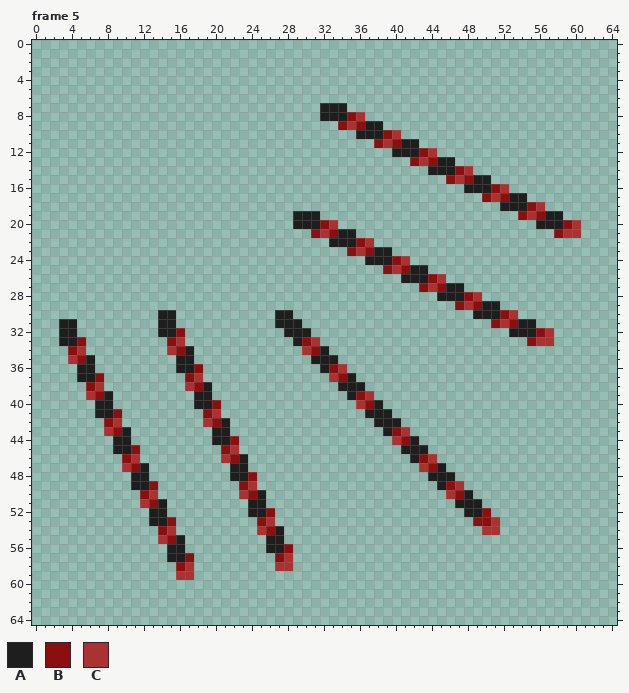
Pixel-art file -- resources/sprites/gui/upgrades/upgrades.aseprite. Above, as it was before the edit.
65x65 pixels, 43 frames. Pixels under 10% opacity are left out. Colours within 5 levels of each other are drawn and written as one. Shown: frame 5. The commit also changed other frames, which this record leaves out.
Visible layers, top first: "new", "new2", "old".
Palette (. is transparent): A #1e1e1e  B #8c0f0f  C #ac3232
Pixels before, frame 5 (only the part around the change), first column x 0:
 3 .................................................................
 4 .................................................................
 5 .................................................................
 6 .................................................................
 7 ................................AAA..............................
 8 ................................AAABC............................
 9 ..................................BCBAA..........................
10 ....................................AAABC........................
11 ......................................BCBAA......................
12 ........................................AAABC....................
13 ..........................................BCBAA..................
14 ............................................AAABC................
15 ..............................................BCBAA..............
16 ................................................AAABC............
17 ..................................................BCBAA..........
18 ....................................................AAABC........
19 .............................AAA......................BCBAA......
20 .............................AAABC......................AAABC....
21 ...............................BCBAA......................BCC....
22 .................................AAABC...........................
23 ...................................BCBAA.........................
24 .....................................AAABC.......................
25 .......................................BCBAA.....................
26 .........................................AAABC...................
27 ...........................................BCBAA.................
28 .............................................AAABC...............
29 ...............................................BCBAA.............
30 ..............AA...........AA....................AAABC...........
31 ...AA.........AA...........AAA.....................BCBAA.........
32 ...AA.........AAB...........AAA......................AAABC.......
33 ...AAB.........BC............ABC.......................BCC.......
34 ....BC.........CBA............CBA................................
35 ....CBA.........AA.............AAA...............................
36 .....AA.........AAB.............ABC..............................
37 .....AAB.........BC..............CBA.............................
38 ......BC.........CBA..............AAA............................
39 ......CBA.........AA...............ABC...........................
40 .......AA.........AAB...............CBA..........................
41 .......AAB.........BC................AAA.........................
42 ........BC.........CBA................AAA........................
43 ........CBA.........AA.................ABC.......................
44 .........AA.........AAB.................CBA......................
45 .........AAB.........BC..................AAA.....................
46 ..........BC.........CBA..................ABC....................
47 ..........CBA.........AA...................CBA...................
48 ...........AA.........AAB...................AAA..................
49 ...........AAB.........BC....................ABC.................
50 ............BC.........CBA....................CBA................
51 ............CBA.........AA.....................AAA...............
52 .............AA.........AAB.....................AAB..............
53 .............AAB.........BC......................BBC.............
54 ..............BC.........CBA......................CC.............
55 ..............CBA.........AA.....................................
56 ...............AA.........AAB....................................
57 ...............AAB.........BC....................................
58 ................BC.........CC....................................
59 ................CC...............................................
60 .................................................................
61 .................................................................
62 .................................................................
63 .................................................................
64 .................................................................
New version:
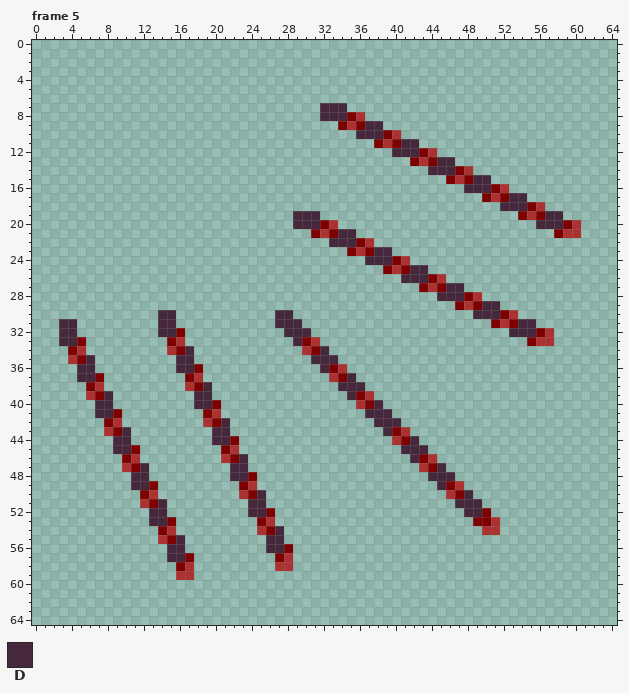
Colours new in this view: D #45283c
Author's note on the commit: fix broken upgrade colors
The edit:
colour B: #8c0f0f -> #7e0000
Changed rows in their new state; - is a pixel that keeps its letter.
Frame 5, layer "old":
first column x 3:
 7 -----------------------------DDD------------------------
 8 -----------------------------DDD------------------------
 9 ----------------------------------DD--------------------
10 ---------------------------------DDD--------------------
11 --------------------------------------DD----------------
12 -------------------------------------DDD----------------
13 ------------------------------------------DD------------
14 -----------------------------------------DDD------------
15 ----------------------------------------------DD--------
16 ---------------------------------------------DDD--------
17 --------------------------------------------------DD----
18 -------------------------------------------------DDD----
19 --------------------------DDD-------------------------DD
20 --------------------------DDD------------------------DDD
21 -------------------------------DD-----------------------
22 ------------------------------DDD-----------------------
23 -----------------------------------DD-------------------
24 ----------------------------------DDD-------------------
25 ---------------------------------------DD---------------
26 --------------------------------------DDD---------------
27 -------------------------------------------DD-----------
28 ------------------------------------------DDD-----------
29 -----------------------------------------------DD-------
30 -----------DD-----------DD--------------------DDD-------
31 DD---------DD-----------DDD------------------------DD---
32 DD---------DD------------DDD----------------------DDD---
33 DD------------------------D-----------------------------
34 --------------D--------------D--------------------------
35 ---D---------DD-------------DDD-------------------------
36 --DD---------DD--------------D--------------------------
37 --DD----------------------------D-----------------------
38 ----------------D--------------DDD----------------------
39 -----D---------DD---------------D-----------------------
40 ----DD---------DD------------------D--------------------
41 ----DD----------------------------DDD-------------------
42 ------------------D----------------DDD------------------
43 -------D---------DD-----------------D-------------------
44 ------DD---------DD--------------------D----------------
45 ------DD------------------------------DDD---------------
46 --------------------D------------------D----------------
47 ---------D---------DD---------------------D-------------
48 --------DD---------DD--------------------DDD------------
49 --------DD--------------------------------D-------------
50 ----------------------D----------------------D----------
51 -----------D---------DD---------------------DDD---------
52 ----------DD---------DD----------------------DD---------
53 ----------DD--------------------------------------------
54 ------------------------D-------------------------------
55 -------------D---------DD-------------------------------
56 ------------DD---------DD-------------------------------
57 ------------DD------------------------------------------
Where, in picture pixels (left, top, right, bottom), the same in both pictures:
changed: (59, 103, 572, 571)
